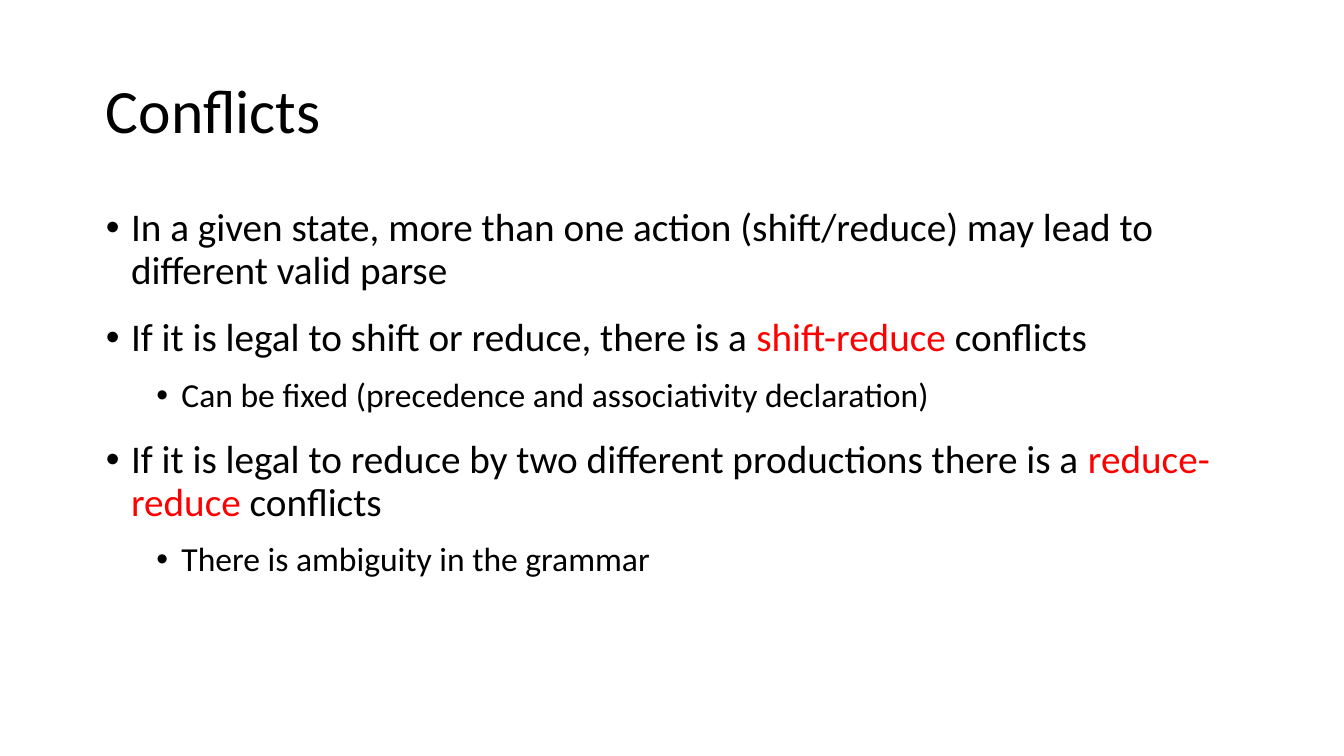
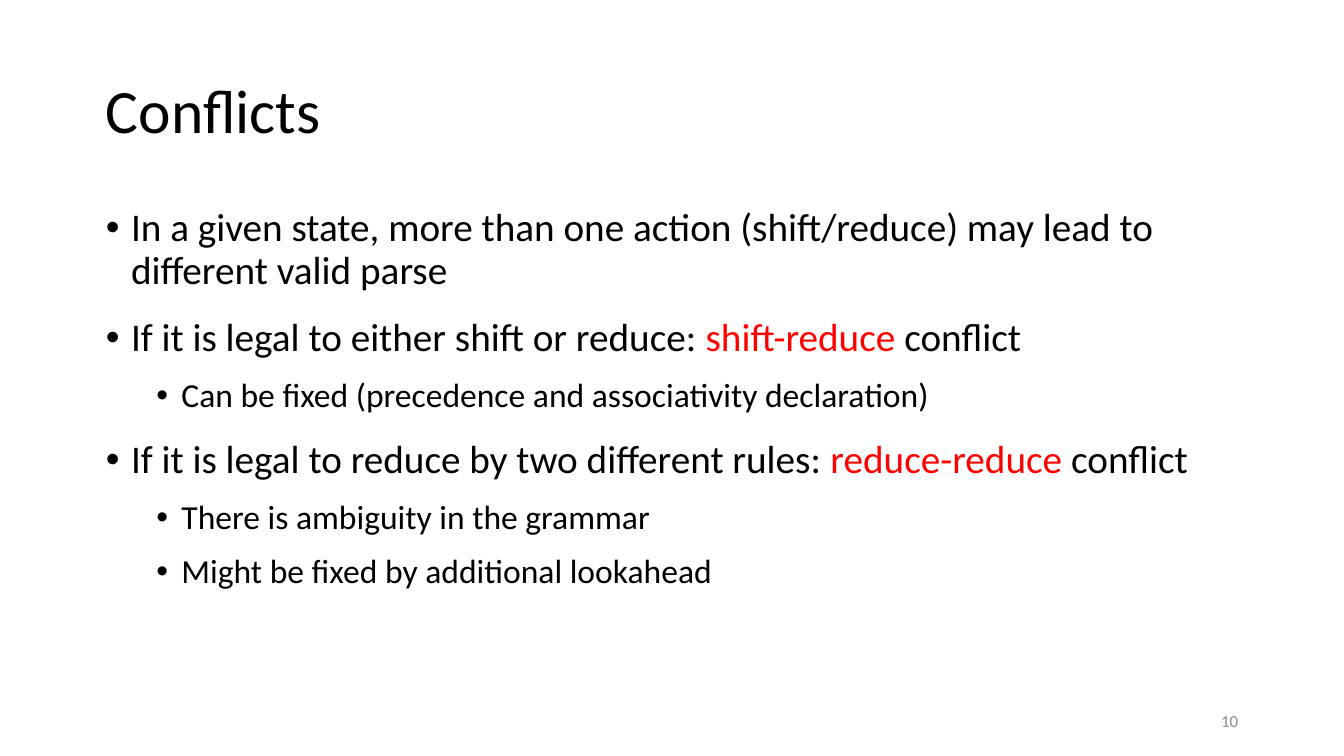
Before and after one commit to anoopsarkar/compilers-class, a slide deck: slide 10 of assets/ppt/parsing/lr1-shift-reduce-parsing.pptx (slide 11 before the commit). Drawn at 1344x756 pixels with LibreOffice and Linux fonts; fonts in the diff are those of the drawing. Boxes give left, top, right and bottom in pixels: in the first picture for what was removed or moved away, otherwise in the second. Text is boxed around its words. In the diff, an @@ line names an element or a change of style, - is before the commit and + after.

```diff
--- a/assets/ppt/parsing/lr1-shift-reduce-parsing.pptx
+++ b/assets/ppt/parsing/lr1-shift-reduce-parsing.pptx
@@ text at <box>131,323,1021,358</box>: text changed @@
-• If it is legal to shift or reduce, there is a shift-reduce conflicts
+• If it is legal to either shift or reduce: shift-reduce conflict
@@ text at <box>131,445,1188,480</box>: text changed @@
-• If it is legal to reduce by two different productions there is a reduce-reduce conflicts
+• If it is legal to reduce by two different rules: reduce-reduce conflict
@@ text at <box>181,559,712,589</box>: paragraph added @@
+  • Might be fixed by additional lookahead
@@ page number added at <box>1221,716,1238,727</box>, 9 pt, text #8C8C8C @@
+10
```
Also in this commit, not shown: 11 other slides changed, 2 slides added, 4 slides removed, 3 other files.
